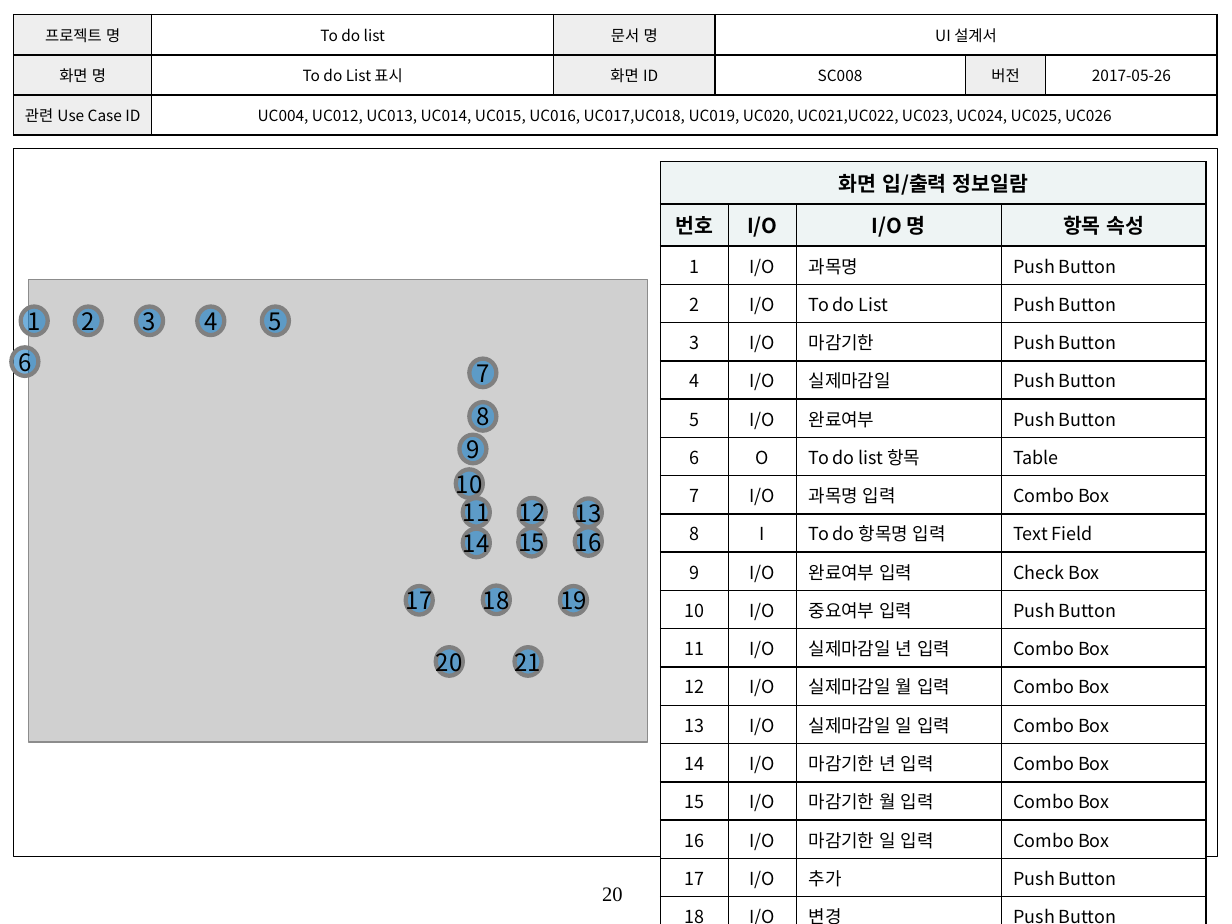
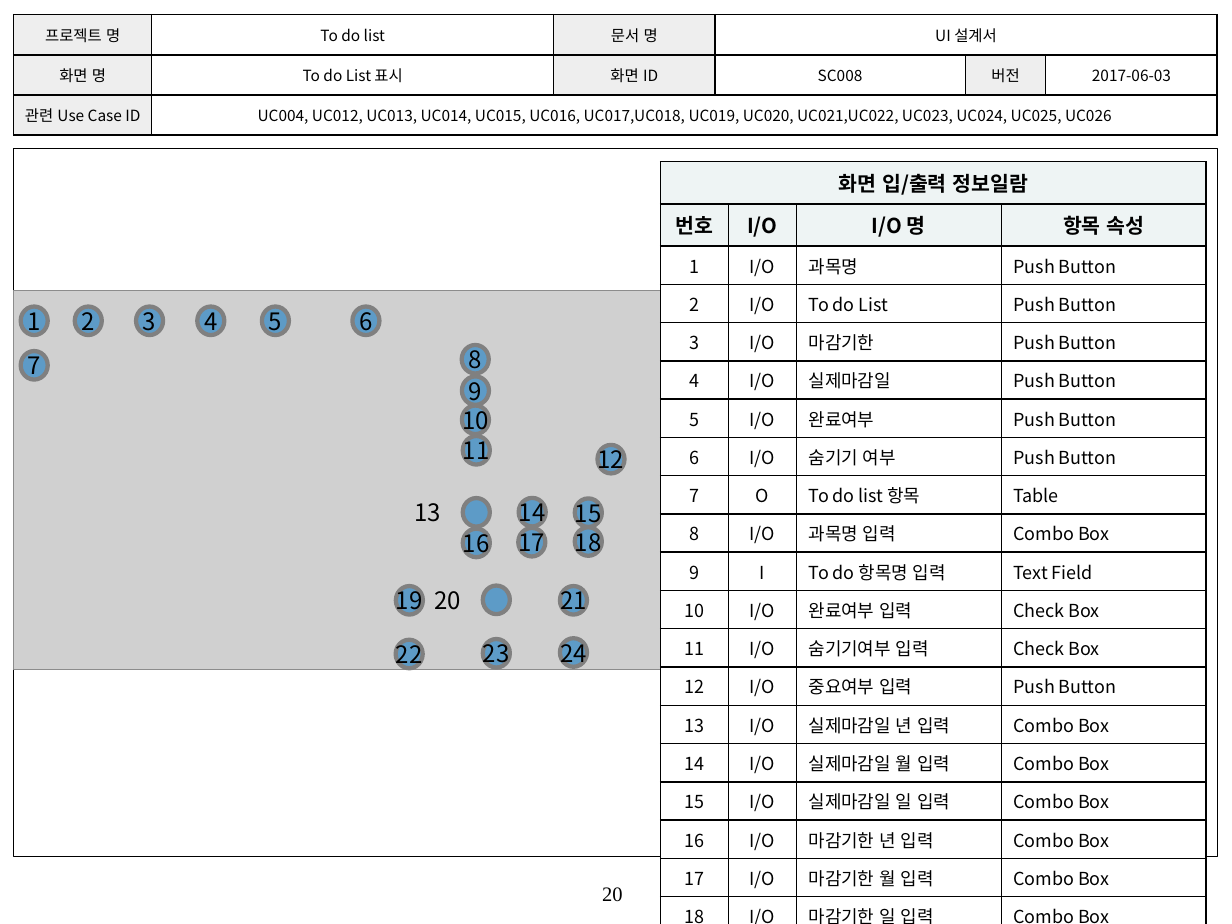
Before and after one commit to SE-admin/SE2017_6_blossom, a slide deck: slide 20 of doc/3_ 설계서/UI Design_6_blossom.pptx. Drawn at 1232x924 pixels with LibreOffice and Linux fonts; fonts in the diff are those of the drawing; grey boxes stand for pictures; background and template pictures are left out. Boxes give left, top, right and bottom in pixels: in the first picture for what was removed or moved away, otherwise in the second. Text is boxed around its words. In the diff, an @@ line names an element or a change of style, - is before the commit and + after.

Commit message:
#신준섭 2.0.0. 2017-06-03 숨기기 기능 추가(변경된 요구사항)

```diff
--- a/doc/3_ 설계서/UI Design_6_blossom.pptx
+++ b/doc/3_ 설계서/UI Design_6_blossom.pptx
@@ table at [14,15,1216,136] @@
-row 2, column 6: 2017-05-26
+row 2, column 6: 2017-06-03
@@ table at [660,161,1205,924] @@
-row 8: 6 | O | To do list 항목 | Table
+row 8: 6 | I/O | 숨기기 여부 | Push Button
-row 9: 7 | I/O | 과목명 입력 | Combo Box
+row 9: 7 | O | To do list 항목 | Table
-row 10: 8 | I | To do 항목명 입력 | Text Field
+row 10: 8 | I/O | 과목명 입력 | Combo Box
-row 11: 9 | I/O | 완료여부 입력 | Check Box
+row 11: 9 | I | To do 항목명 입력 | Text Field
-row 12, column 3: 중요여부 입력
+row 12, column 3: 완료여부 입력
-row 12, column 4: Push Button
+row 12, column 4: Check Box
-row 13, column 3: 실제마감일 년 입력
+row 13, column 3: 숨기기여부 입력
-row 13, column 4: Combo Box
+row 13, column 4: Check Box
-row 14, column 3: 실제마감일 월 입력
+row 14, column 3: 중요여부 입력
-row 14, column 4: Combo Box
+row 14, column 4: Push Button
-row 15, column 3: 실제마감일 일 입력
+row 15, column 3: 실제마감일 년 입력
-row 16, column 3: 마감기한 년 입력
+row 16, column 3: 실제마감일 월 입력
-row 17, column 3: 마감기한 월 입력
+row 17, column 3: 실제마감일 일 입력
-row 18, column 3: 마감기한 일 입력
+row 18, column 3: 마감기한 년 입력
-row 19, column 3: 추가
+row 19, column 3: 마감기한 월 입력
-row 19, column 4: Push Button
+row 19, column 4: Combo Box
-row 20, column 3: 변경
+row 20, column 3: 마감기한 일 입력
-row 20, column 4: Push Button
+row 20, column 4: Combo Box
@@ picture: place and size @@
-picture at [28,280,647,743]
+picture at [14,291,660,670]
@@ ellipse "6": place and size @@
-ellipse "6" at [11,347,38,376]
+ellipse "6" at [352,307,379,335]
@@ ellipse "7": place and size @@
-ellipse "7" at [469,359,496,387]
+ellipse "7" at [21,351,48,379]
@@ ellipse "8": place and size @@
-ellipse "8" at [469,402,496,430]
+ellipse "8" at [462,345,489,373]
@@ ellipse "9": place and size @@
-ellipse "9" at [460,435,487,463]
+ellipse "9" at [462,376,489,404]
@@ ellipse "10": place and size @@
-ellipse "10" at [456,469,483,498]
+ellipse "10" at [462,405,489,434]
@@ ellipse "11": place and size @@
-ellipse "11" at [463,498,490,526]
+ellipse "11" at [463,436,490,464]
@@ ellipse "12": place and size @@
-ellipse "12" at [519,498,546,526]
+ellipse "12" at [598,445,625,473]
@@ ellipse "13": place and size @@
-ellipse "13" at [575,499,602,527]
+ellipse "13" at [463,498,490,526]
@@ ellipse "14": place and size @@
-ellipse "14" at [463,529,490,557]
+ellipse "14" at [519,498,546,526]
@@ ellipse "15": place and size @@
-ellipse "15" at [519,529,546,557]
+ellipse "15" at [575,499,602,527]
@@ ellipse "16": place and size @@
-ellipse "16" at [575,527,602,556]
+ellipse "16" at [463,529,490,557]
@@ ellipse "17": place and size @@
-ellipse "17" at [405,586,432,615]
+ellipse "17" at [519,529,546,557]
@@ ellipse "18": place and size @@
-ellipse "18" at [483,585,510,614]
+ellipse "18" at [575,527,602,556]
@@ ellipse "19": place and size @@
-ellipse "19" at [561,586,588,615]
+ellipse "19" at [395,586,423,615]
@@ ellipse "20": place and size @@
-ellipse "20" at [436,647,463,675]
+ellipse "20" at [483,585,510,614]
@@ ellipse "21": place and size @@
-ellipse "21" at [515,647,542,675]
+ellipse "21" at [561,586,588,615]
@@ ellipse added at [395,639,423,668], fill #0070C0 at 55% opacity, outline #808080 2.5 pt, 14 pt, text #000000 @@
+22
@@ ellipse added at [483,639,510,668], fill #0070C0 at 55% opacity, outline #808080 2.5 pt, 14 pt, text #000000 @@
+23
@@ ellipse added at [561,638,588,667], fill #0070C0 at 55% opacity, outline #808080 2.5 pt, 14 pt, text #000000 @@
+24
```
Also in this commit, not shown: 19 other slides changed.
